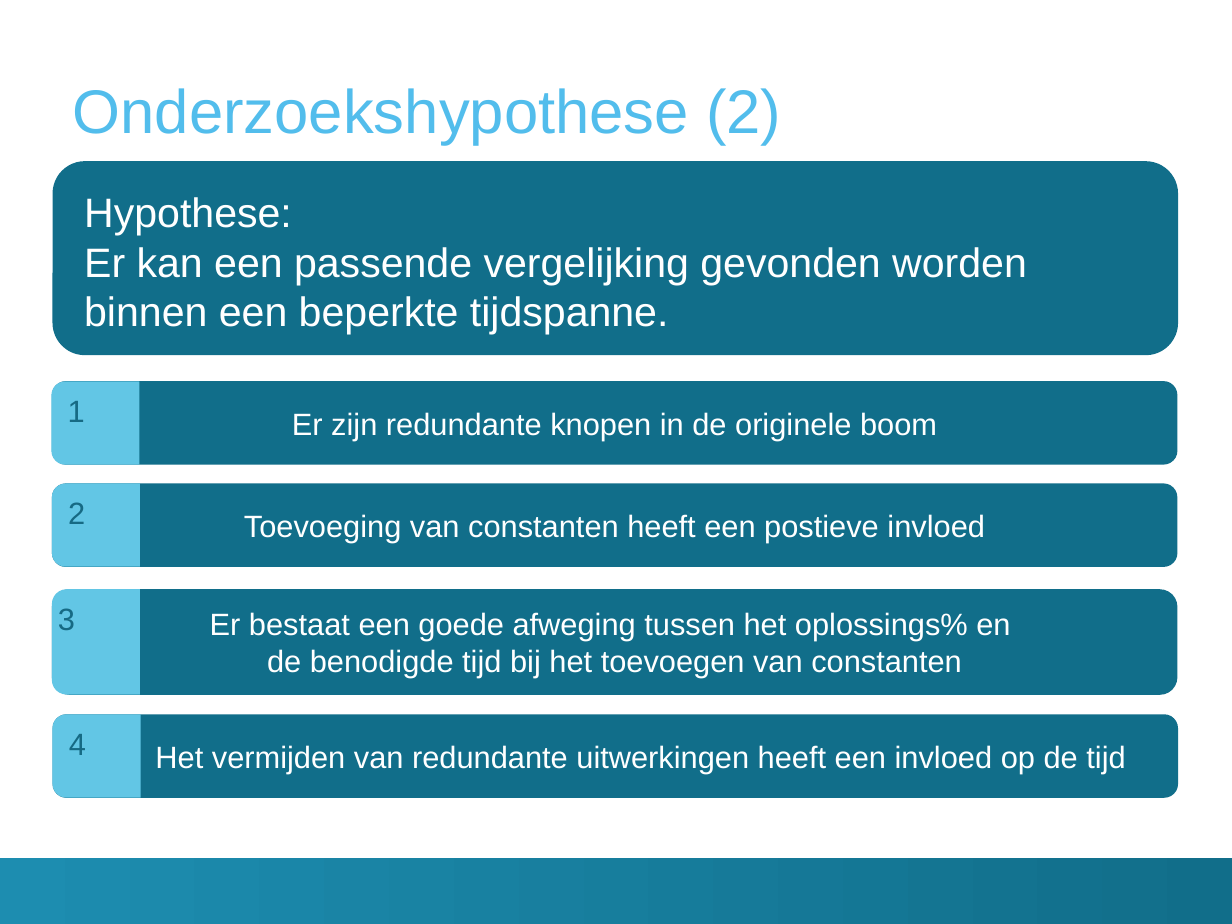
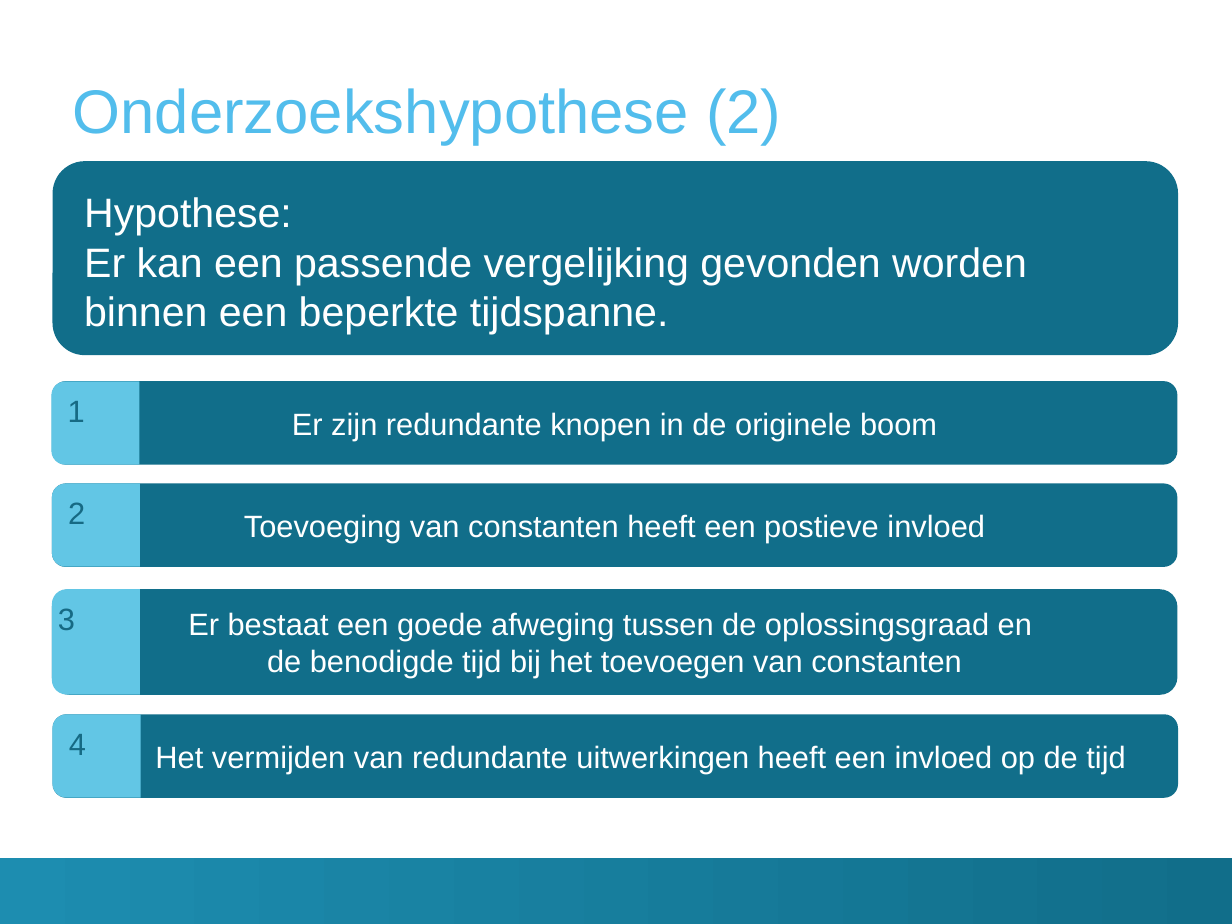
Before and after one commit to TomDeGroote/Bachelorproef, a slide deck: slide 11 of Paper/Finale Presentatie/presentatie.pptx. Drawn at 1232x924 pixels with LibreOffice and Linux fonts; fonts in the diff are those of the drawing; background and template pictures are left out. Boxes give left, top, right and bottom in pixels: in the first picture for what was removed or moved away, otherwise in the second. Text is boxed around its words. In the diff, an @@ line names an element or a change of style, - is before the commit and + after.

```diff
--- a/Paper/Finale Presentatie/presentatie.pptx
+++ b/Paper/Finale Presentatie/presentatie.pptx
@@ text in rounded rectangle at [188,612,1032,678]: text changed @@
-Er bestaat een goede afweging tussen het oplossings% en
-de benodigde tijd bij het toevoegen van constanten
+Er bestaat een goede afweging tussen de oplossingsgraad en
+de benodigde tijd bij het toevoegen van constanten
```
Also in this commit, not shown: 13 other slides changed, 3 slides added, 3 slides removed, 8 other files.
